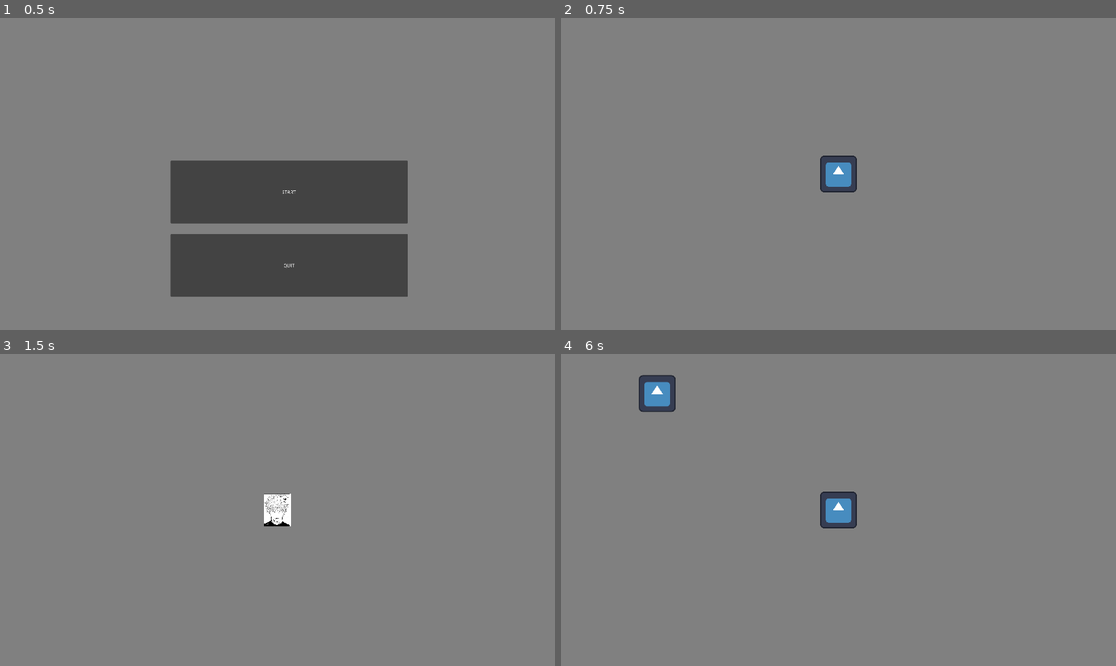
Above: before the commit, frames 1-4 (two rows, left to right).
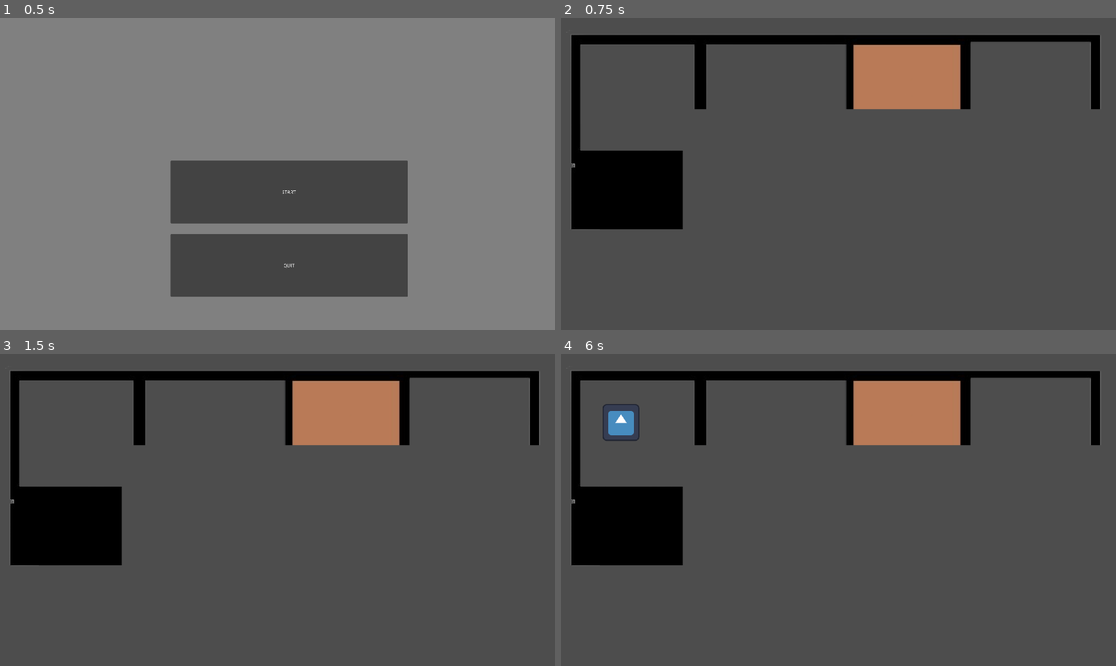
Above: after the commit, the same moments.

Repository: CrazyKamel/bbqJam
Game: Godot game, scene res://src/main.tscn
Same seed, same stepped clock (60 frames per second), same inputs: the game is played once before the commit and once after it. The engine's default icon, where the game draws it, is replaced by a stand-in: a white triangle on a blue panel in a dark square.
Inputs (mouse positions are in pixels of both pictures, inside the frame that each line leads up to):
- Up to frame 1 (0.5 s): no input
- Up to frame 2 (0.75 s): click "START" at 0.5 s
- Up to frame 3 (1.5 s): tap Enter at 1.25 s; move the mouse to (399, 494) at 1.27 s; hold Space (space) from 1.28 s (still down); click (399, 494) at 1.42 s
- Up to frame 4 (6 s): move the mouse to (727, 525) at 2.02 s; release Space (space) at 2.03 s; tap Tab at 2.1, 5.85 s; click (727, 525) at 2.17 s; click (677, 385) at 2.75 s; click (677, 385) at 3.5 s; click (677, 385) at 4.25 s; move the mouse to (677, 553) at 5.02 s; hold Space (space) 5.03-5.78 s; click (677, 553) at 5.17 s; tap Enter at 5.75 s; move the mouse to (677, 544) at 5.77 s; click (677, 544) at 5.92 s

Frame 1 is identical in both runs. In frame 2, 100% of the frame differs, in the area x 0-100%, y 0-100%; in frame 3, 100%; in frame 4, 99%.

Commit message:
Bon azy nsm les caméras hein

Diff:
--- a/src/Collegue/collegue.gd
+++ b/src/Collegue/collegue.gd
@@ -1,20 +1,73 @@
 extends Node2D
 
-@export var speed = 400
+@export var speed = 100
 
+var norme
+var vecteur_direction
+var position_visee = Vector2(960, 150)
+var starting_pos
+var sens # 0 = gauche ; 1 = droite
+var velocity
+var frozen = false
+
+enum Type {SNEAKY, LAZY, BOSS}
+var probaSpawnTypes = {"lazy":0.35,"sneaky": 0.9}
+var startPosses = {"lazyStartPos": Vector2(50,150), "sneakyStartPos": Vector2(1600, 150), "bossStartPos": Vector2(960, 900)}
+
+var selfType
+
+var timer := Timer.new()
+
+func calc_direction():
+	norme = (position_visee - self.position).length()
+	vecteur_direction = (position_visee - position)/norme
+	if vecteur_direction.x>0:
+		sens=1
+	else:
+		sens=0
+	return vecteur_direction
+
+func got_to_dest():
+	frozen = true
+	await get_tree().create_timer(2).timeout
+	print("Collegue killed")
+	get_parent().collegueDiedRIP()
+	queue_free()
+	pass
 
 # Called when the node enters the scene tree for the first time.
 func _ready():
+
+	var r = randf()
+	if r >= probaSpawnTypes["sneaky"]: # BOSS (0.9-1)
+		selfType = 2 # boss
+		starting_pos = startPosses["bossStartPos"]
+		print("Spawned boss")
+		pass
+	elif r < probaSpawnTypes["lazy"]: # SNEAKY (0-0.35)
+		selfType = 1 # sneaky
+		starting_pos = startPosses["sneakyStartPos"]
+		print("Spawned sneaky")
+		pass
+	else: # LAZY (0.35-0.9)
+		selfType = 0 # lazy
+		starting_pos = startPosses["lazyStartPos"]
+		print("Spawned lazy")
+		pass
+
+	position = starting_pos
 	print(get_viewport_rect().size)
+
 	pass # Replace with function body.
 
 
 # Called every frame. 'delta' is the elapsed time since the previous frame.
 func _process(delta):
-	position.x += speed*delta
+	vecteur_direction = calc_direction()
+	if not frozen:
+		velocity = vecteur_direction * speed
+		self.position += velocity*delta
 	#print(position.x)
-	if position.x >= get_viewport_rect().size.x - $Sprite2D.texture.get_width():
-		print("Collegue killed")
-		get_parent().collegueDiedRIP()
-		queue_free()
+	if abs((position_visee - self.position).x) < 100 and abs((position_visee - self.position).y) < 100:
+		got_to_dest()
 	pass
--- /dev/null
+++ b/src/OpenSpace/SubViewport.gd
@@ -0,0 +1,28 @@
+extends SubViewport
+
+func _ready():
+	world_2d = get_viewport().world_2d
+
+### The camera this viewport replicates.
+#@export var view_camera: Camera2D:
+	#get: return _view_camera
+	#set(value):
+		#_view_camera = value
+		#if _view_camera and camera:
+			## These properties are only copied here, since I don't plan on changing them at runtime.
+			## If you plan on changing more properties, add them here (only updates when you set view_camera),
+			## or add them to _process() to update every frame.
+			#camera.projection = _view_camera.projection
+			#camera.size = _view_camera.size
+			## Copy any other properties you need...
+#
+#@onready var camera: Camera2D = $Camera2D
+#
+#var _view_camera: Camera2D
+#
+#func _process(_delta: float) -> void:
+	#if view_camera and camera:
+		## Update any properties to copy the camera exactly.
+		## I don't plan on changing anything put the transform at runtime,
+		## but if you have more camera properties that would change at runtime, add them below.
+		#camera.global_transform = view_camera.global_transform
--- a/src/OpenSpace/openSpace.gd
+++ b/src/OpenSpace/openSpace.gd
@@ -15,6 +15,7 @@
 @onready var minigame_cam = $Minigame_Cam
 
 
+
 func collegueDiedRIP():
 	print("HE DIED NOOOOOOOOOOOOOOOOO")
 	if Input.is_action_pressed("space"):
@@ -24,8 +25,6 @@
 		add_child(label)
 		timer.stop()
 		# GAME OVER
-
-
 	pass
 
 func _spawnCollegue():
@@ -34,7 +33,7 @@
 	#collegue1.position = Vector2(randf_range(0.0,1920.0), randf_range(0.0, 1080.0))
 	collegue1.position = Vector2(50,50)
 	add_child(collegue1)
-	timer.wait_time = randi_range(1, 3)
+	timer.wait_time = randi_range(3, 5)
 	pass
 
 # Called when the node enters the scene tree for the first time.
@@ -45,6 +44,9 @@
 	timer.connect("timeout", _spawnCollegue)
 	add_child(timer)
 	timer.start()
+	#var cam_rid = minigame_cam.get_camera_rid()
+	#var viewport_rid = viewport_ecran.get_viewport_rid()
+	#RenderingServer.viewport_attach_camera(viewport_rid, cam_rid)
 	pass
 
 
@@ -68,6 +70,7 @@
 				swapCamera()
 
 func swapCamera():
+	print("Swapped")
 	if openspace_cam.is_current():
 		minigame_cam.make_current()
 	else:
--- a/src/OpenSpace/openSpace.tscn
+++ b/src/OpenSpace/openSpace.tscn
@@ -1,27 +1,69 @@
-[gd_scene load_steps=6 format=3 uid="uid://brs6u78mwggbp"]
+[gd_scene load_steps=10 format=3 uid="uid://i4iw8i3urktw"]
 
 [ext_resource type="Script" path="res://src/OpenSpace/openSpace.gd" id="1_u6x1y"]
 [ext_resource type="PackedScene" uid="uid://bjm1hhd336cw0" path="res://src/Collegue/collegue.tscn" id="2_k6vcc"]
 [ext_resource type="PackedScene" uid="uid://d15n6o6bdmmq2" path="res://src/Computer/computer.tscn" id="3_5jiol"]
 [ext_resource type="PackedScene" uid="uid://chyqnaqmaf0wv" path="res://src/Minigame/Scenes/Minigame.tscn" id="5_aqbr6"]
-[ext_resource type="Texture2D" uid="uid://b08bniekywvi4" path="res://media/grey-background.jpg" id="5_hbscr"]
+[ext_resource type="Texture2D" uid="uid://1t42qeso7ddf" path="res://media/bg-moche.png" id="5_jauns"]
+[ext_resource type="Texture2D" uid="uid://dyrvcjighccnl" path="res://media/pc-moche.png" id="6_77xk2"]
+[ext_resource type="Script" path="res://src/OpenSpace/SubViewport.gd" id="6_vrmti"]
+
+[sub_resource type="PlaneMesh" id="PlaneMesh_7rf51"]
+
+[sub_resource type="ViewportTexture" id="ViewportTexture_f5p7o"]
+viewport_path = NodePath("Node2D/SubViewport")
 
 [node name="Node2D" type="Node2D"]
+position = Vector2(-2305, 369)
 script = ExtResource("1_u6x1y")
 collegue = ExtResource("2_k6vcc")
+
+[node name="Node2D" type="Node2D" parent="."]
+position = Vector2(2305, -369)
+
+[node name="SubViewport" type="SubViewport" parent="Node2D"]
+disable_3d = true
+snap_2d_transforms_to_pixel = true
+gui_disable_input = true
+size_2d_override_stretch = true
+script = ExtResource("6_vrmti")
+
+[node name="MeshInstance2D" type="MeshInstance2D" parent="Node2D/SubViewport"]
+mesh = SubResource("PlaneMesh_7rf51")
+
+[node name="Camera2D" type="Camera2D" parent="Node2D/SubViewport"]
+position = Vector2(1912, 3714)
+
+[node name="Minigame" parent="." instance=ExtResource("5_aqbr6")]
+position = Vector2(1912, 3707)
 
 [node name="Openspace_Cam" type="Camera2D" parent="."]
 position = Vector2(960, 540)
 
 [node name="Computer" parent="Openspace_Cam" instance=ExtResource("3_5jiol")]
-
-[node name="Minigame_Cam" type="Camera2D" parent="."]
-position = Vector2(956, 1857)
-
-[node name="Minigame" parent="Minigame_Cam" instance=ExtResource("5_aqbr6")]
-position = Vector2(0, -7)
+position = Vector2(11, 125)
 
 [node name="Sprite2D" type="Sprite2D" parent="."]
 show_behind_parent = true
-texture = ExtResource("5_hbscr")
+position = Vector2(4, 4)
+scale = Vector2(2.89867, 2.89867)
+texture = ExtResource("5_jauns")
 centered = false
+
+[node name="Sprite2D2" type="Sprite2D" parent="."]
+show_behind_parent = true
+position = Vector2(325, 399)
+scale = Vector2(1.88, 1.88)
+texture = ExtResource("6_77xk2")
+centered = false
+
+[node name="TextureRect" type="TextureRect" parent="."]
+offset_left = 422.0
+offset_top = 316.0
+offset_right = 2212.0
+offset_bottom = 1240.0
+texture = SubResource("ViewportTexture_f5p7o")
+expand_mode = 1
+
+[node name="Minigame_Cam" type="Camera2D" parent="."]
+position = Vector2(1912, 3714)
Binary file added: media/bg-moche.png
Not shown, added: media/bg-moche.png.import
Binary file added: media/pc-moche.png
Not shown, added: media/pc-moche.png.import
